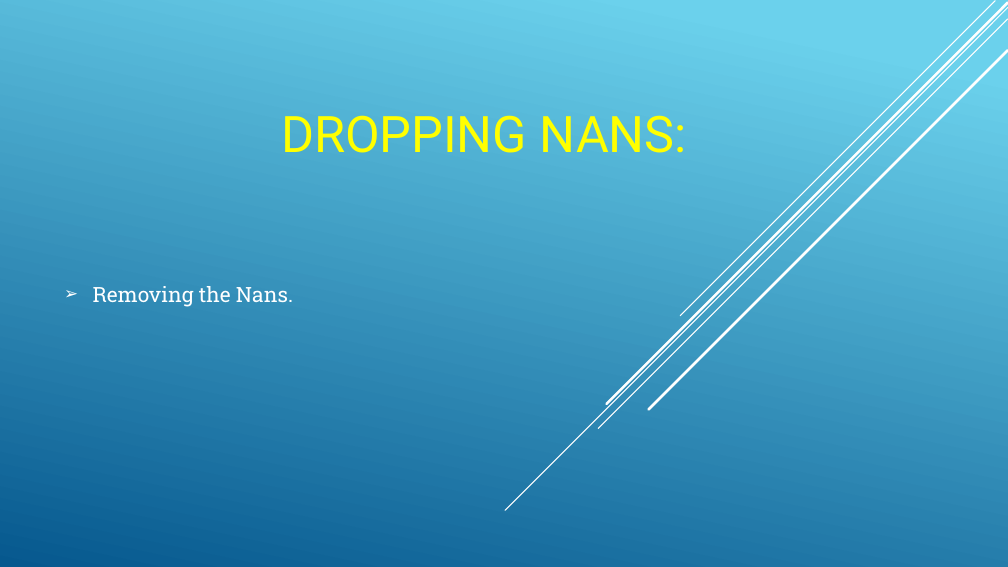
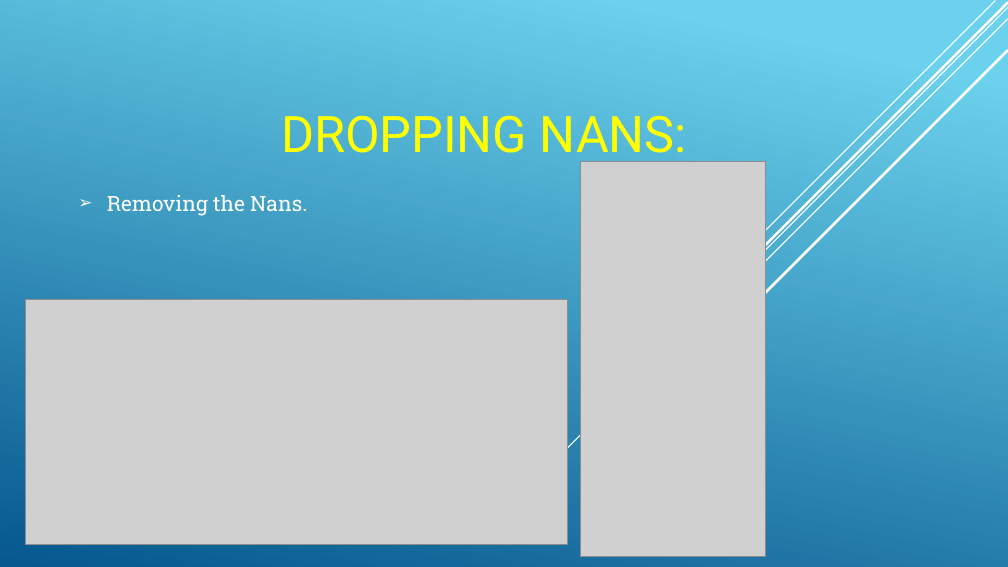
Before and after one commit to rashmirekha27/Loan_Officers, a slide deck: slide 8 of Project4_presentation.pptx. Drawn at 1008x567 pixels with LibreOffice and Linux fonts; fonts in the diff are those of the drawing; grey boxes stand for pictures. Boxes give left, top, right and bottom in pixels: in the first picture for what was removed or moved away, otherwise in the second. Text is boxed around its words. In the diff, an @@ line names an element or a change of style, - is before the commit and + after.

```diff
--- a/Project4_presentation.pptx
+++ b/Project4_presentation.pptx
@@ picture added at (580, 161, 765, 557) @@
@@ subtitle "Removing the Nans.": place and size @@
-subtitle "Removing the Nans." at (93, 286, 293, 307)
+subtitle "Removing the Nans." at (107, 195, 307, 216)
@@ picture added at (26, 299, 568, 545) @@
```
Also in this commit, not shown: 5 other slides changed, 7 slides added, 5 slides removed, 2 other files.
